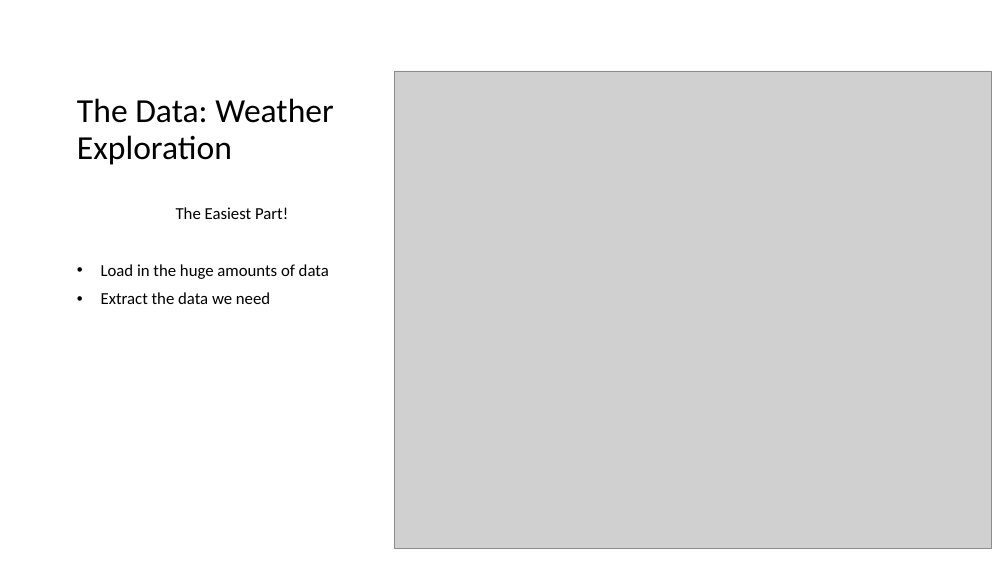
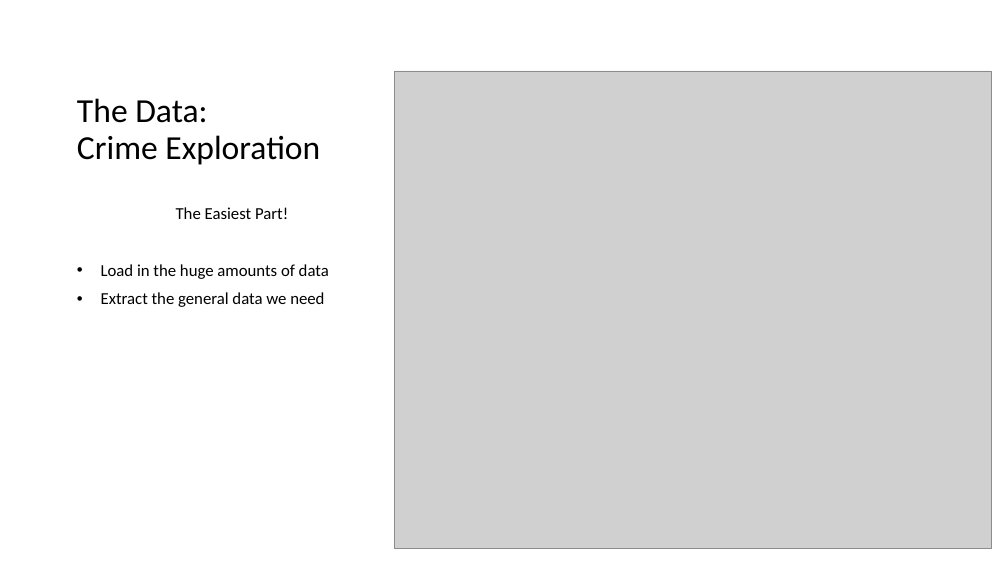
Before and after one commit to franciscohohn/Project_1, a slide deck: slide 5 of Weather_vs_Crime_john.pptx. Drawn at 1008x567 pixels with LibreOffice and Linux fonts; fonts in the diff are those of the drawing; grey boxes stand for pictures. Boxes give left, top, right and bottom in pixels: in the first picture for what was removed or moved away, otherwise in the second. Text is boxed around its words. In the diff, an @@ line names an element or a change of style, - is before the commit and + after.

```diff
--- a/Weather_vs_Crime_john.pptx
+++ b/Weather_vs_Crime_john.pptx
@@ title at (77, 98, 320, 165): text changed @@
-The Data: Weather Exploration
+The Data:
+Crime Exploration
@@ text at (101, 292, 324, 307): text changed @@
-• Extract the data we need
+• Extract the general data we need
```
Also in this commit, not shown: 1 other slide changed, 1 other file.
